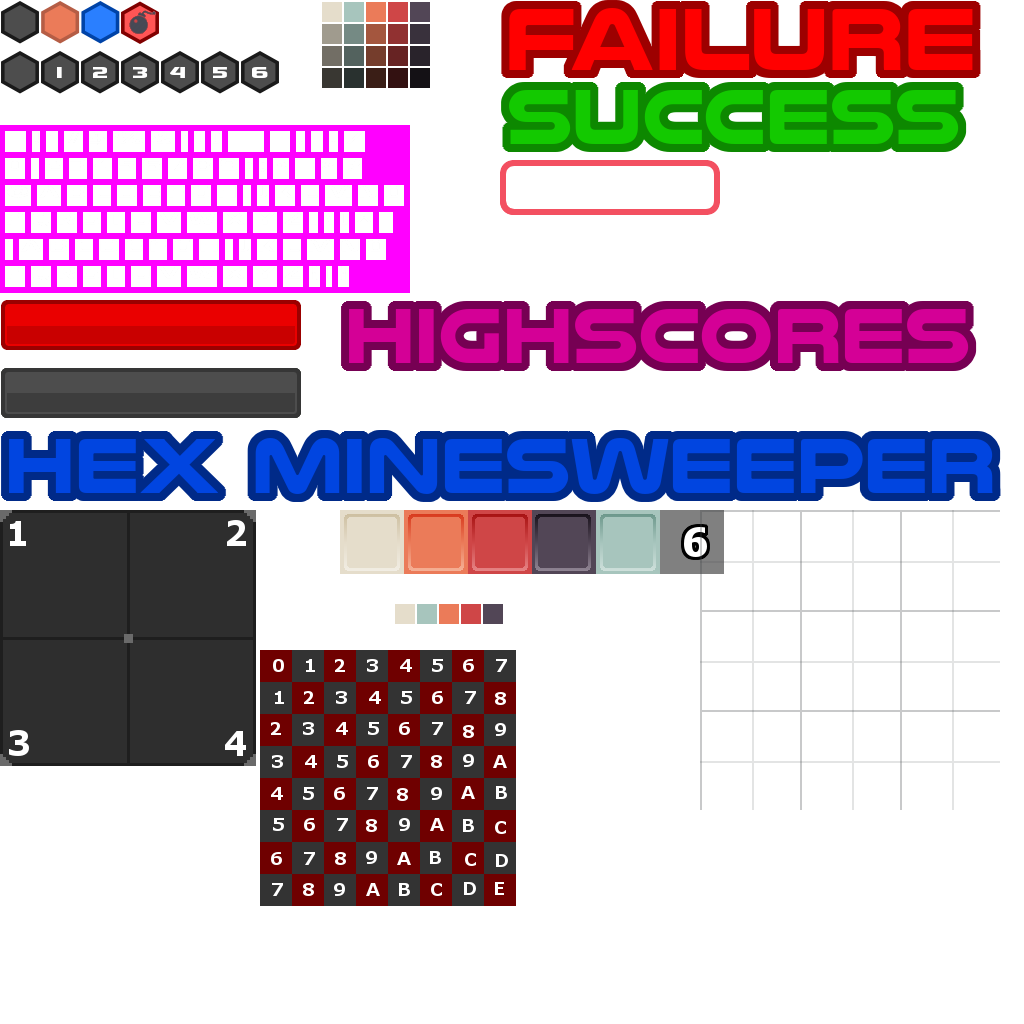
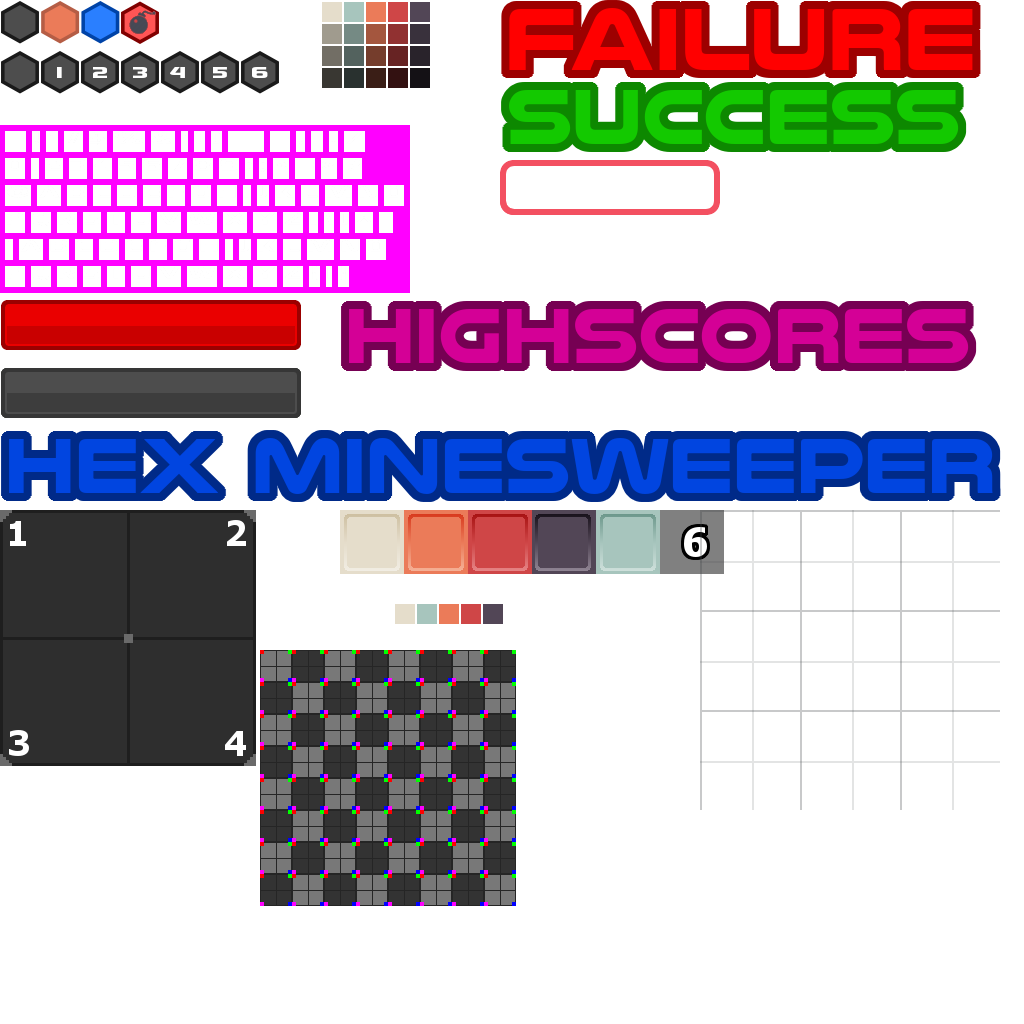
Layers edited between the first and the second 1024 x 1024 image:
hid "0 1 2 3 4 5 6 7 8 9", painted on it over [269, 659, 508, 897]
added layer "Ebene #16" above "Ebene #15" over [260, 650, 516, 906]
added layer "Ebene #15" above "Ebene #14" over [260, 650, 516, 906]
painted on "Ebene #14" over [260, 650, 516, 906]
